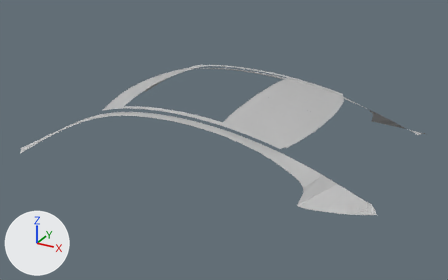
What one commit did to the FBX model Assets/Meshes/XE/XE_InteriorCover.fbx.
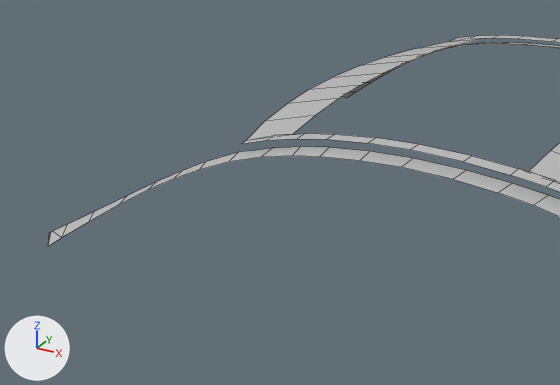
Each version is shown whole from a camera (50 mm lens) standing at (2.49, -3.7, 2.14) and looking at (0.49, -0.06, 0.32), then close up on the part from 0% to 53% of the width and 18% to 76% of the height. Lighting does not change. The marker at lower left points along +X, +Y and +Z. The close-ups show mesh edges as thin lines. Where no turn or scale is listed for an object, it has been applied to the vertices.

The older version as bpy lines, for what is in view:
```python
me_untitled_050 = bpy.data.meshes.new('Untitled.050')
me_untitled_050.from_pydata(...)  # 224 vertices, 122 faces; spans x -0.85..1.79, y -0.79..0.79, z 0.22..0.7
me_untitled_050.materials.append(mat_phong1)  # grey #bcbcbc
ob_xe_lowpoly_mdl_xe_bodypaint_001 = bpy.data.objects.new('XE_lowPoly_mdl:XE_bodyPaint.001', me_untitled_050)
ob_xe_lowpoly_mdl_xe_bodypaint_001.location = (0.0, 0.0, 0.0)
```
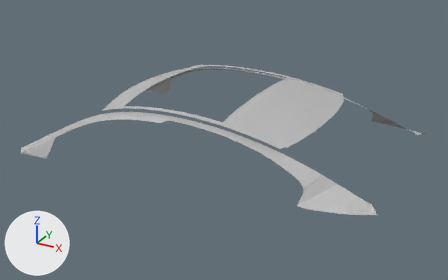
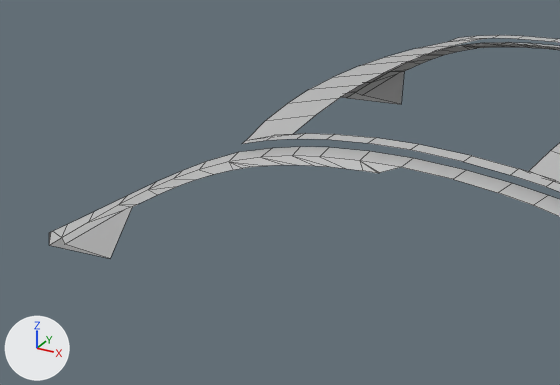
Commit message: fixed interior cover

Boxes (x1, y1, x2, y2) around the edits, measured in the close-ups (560 x 385 px):
'XE_lowPoly_mdl:XE_bodyPaint.001', reshaped
    before: (48, 35, 560, 246)
    after: (49, 35, 560, 258)
part 1 of me_untitled_050, added
    after: (50, 44, 560, 258)

The change in detail:
me_untitled_050 is used by ob_xe_lowpoly_mdl_xe_bodypaint_001; location (0.0, 0.0, 0.0).
me_untitled_050 had 224 vertices, 122 faces and spanned x -0.85..1.79, y -0.79..0.79, z 0.22..0.7.
me_untitled_050 now has 366 vertices, 166 faces and spans x -0.85..1.79, y -0.8..0.8, z 0.22..0.7.
Part 1, on me_untitled_050:
142 vertices are added at x -0.73..0.33, y -0.8..0.8, z 0.24..0.62.
44 new faces join them.
